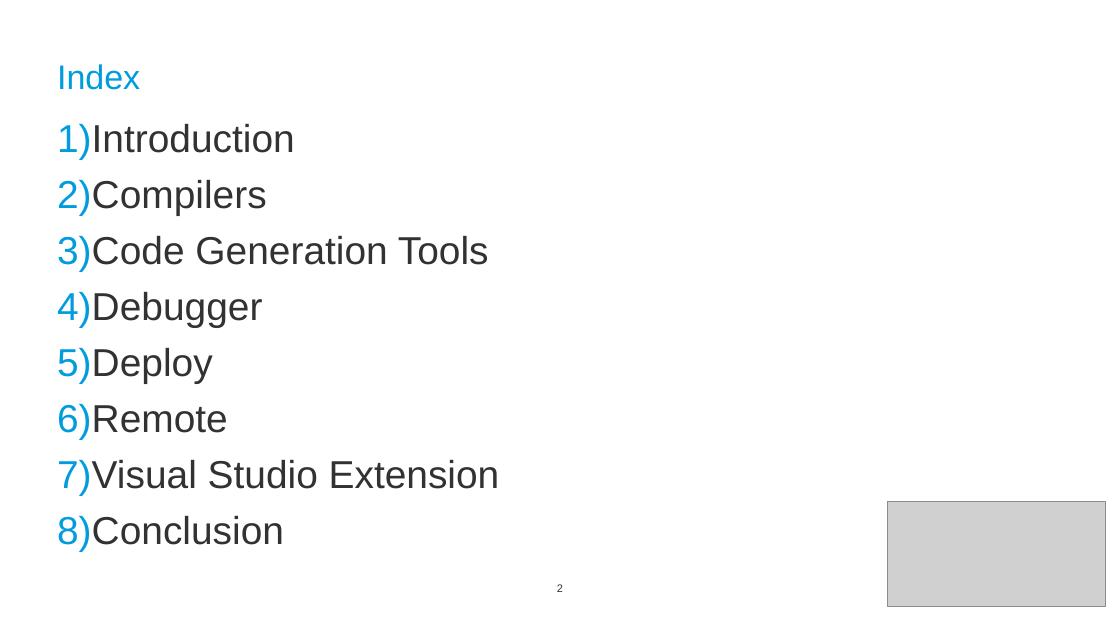
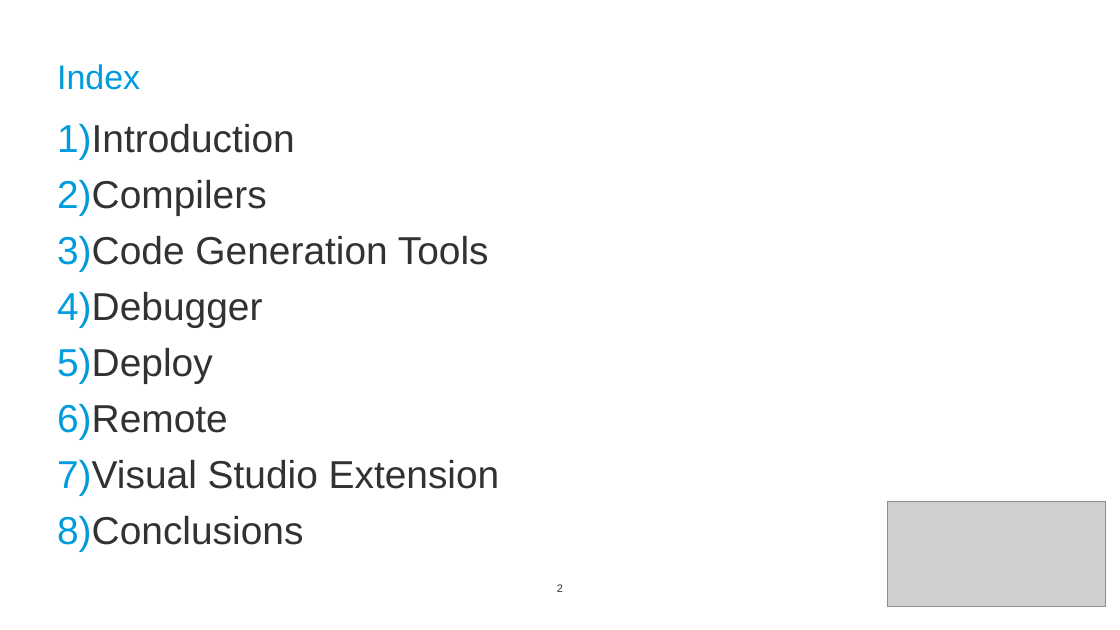
Before and after one commit to celsoaf/BrightScript-Debugger, a slide deck: slide 2 of doc/10-Apresentação.pptx. Drawn at 1120x630 pixels with LibreOffice and Linux fonts; fonts in the diff are those of the drawing; grey boxes stand for pictures; background and template pictures are left out. Boxes give left, top, right and bottom in pixels: in the first picture for what was removed or moved away, otherwise in the second. Text is boxed around its words. In the diff, an @@ line names an element or a change of style, - is before the commit and + after.

```diff
--- a/doc/10-Apresentação.pptx
+++ b/doc/10-Apresentação.pptx
@@ text at (57,515,303,551): text changed @@
-8) Conclusion
+8) Conclusions
```
Also in this commit, not shown: 11 other slides changed.
